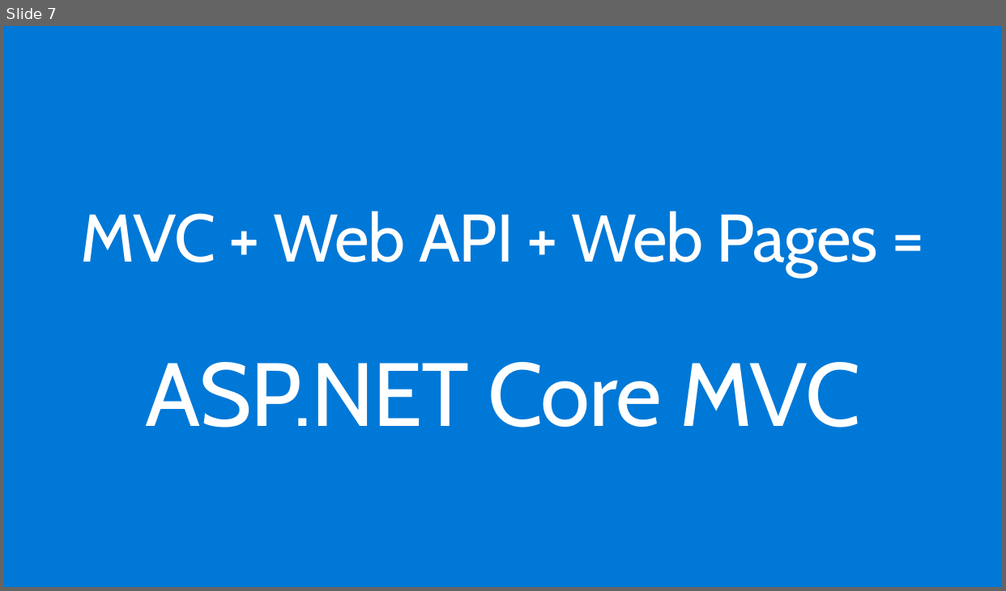
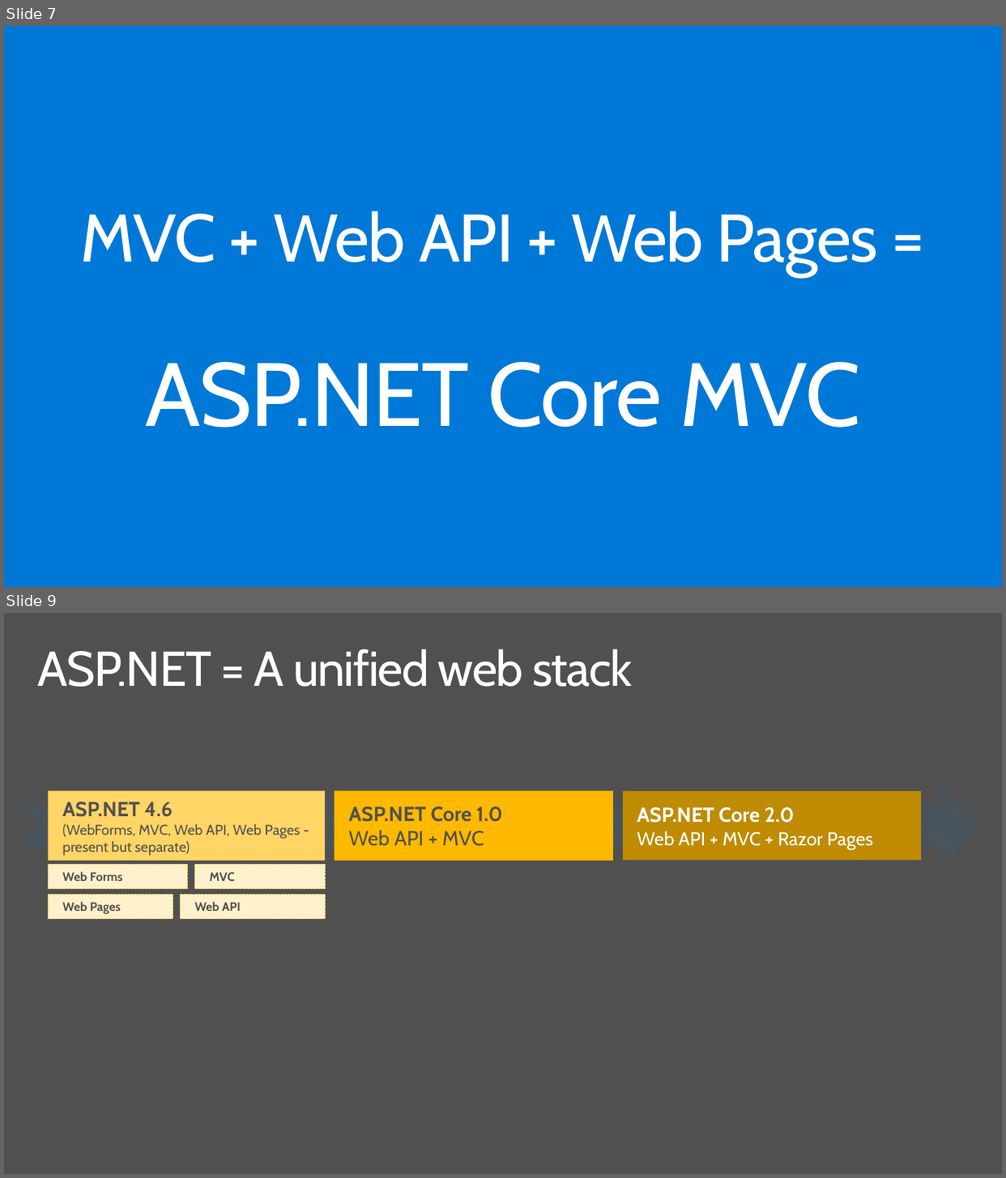
Before and after one commit to dotnet-presentations/dotnetcore-workshop, a slide deck: 2-Web-Dev/netcore-workshop-webdev.pptx. Shown one above the other, each under a label of ours: slide 7 before the commit, slides 7 and 9 after it; the slides between them are not shown. The pictures are 1006x591 and 1006x1178 pixels, drawn with LibreOffice and Linux fonts; fonts in the diff are those of the drawing; background and template pictures are left out. Boxes give left, top, right and bottom in pixels: in the first picture for what was removed or moved away, otherwise in the second. Text is boxed around its words. In the diff, an @@ line names an element or a change of style, - is before the commit and + after.

Commit message:
Added additional Razor Pages content

```diff
--- a/2-Web-Dev/netcore-workshop-webdev.pptx
+++ b/2-Web-Dev/netcore-workshop-webdev.pptx
@@ slide 9 added at (x1=4, y1=613, x2=1002, y2=1174), background #505050 @@
@@ title added at (x1=38, y1=649, x2=633, y2=687), 48 pt, text #FFFFFF @@
+ASP.NET = A unified web stack
@@ notched right arrow added at (x1=19, y1=786, x2=980, y2=867), fill pattern #0078D7 on #505050 @@
@@ rectangle added at (x1=48, y1=790, x2=325, y2=860), fill #FFD566, 14 pt, text #505050 @@
+ASP.NET 4.6
+(WebForms, MVC, Web API, Web Pages - present but separate)
@@ rectangle added at (x1=334, y1=790, x2=613, y2=860), fill #FFB900, 20 pt, text #505050, bold @@
+ASP.NET Core 1.0
+Web API + MVC
@@ rectangle added at (x1=623, y1=790, x2=921, y2=860), fill #BF8B00, outline #555555 0.85 pt, 18.4 pt, text #FFFFFF @@
+ASP.NET Core 2.0
+Web API + MVC + Razor Pages
@@ rectangle added at (x1=48, y1=864, x2=187, y2=889), fill #FFF1CC, outline #FFD566 0.85 pt dashed, 12 pt, text #505050, bold @@
+Web Forms
@@ rectangle added at (x1=195, y1=864, x2=325, y2=889), fill #FFF1CC, outline #FFD566 0.85 pt dashed, 12 pt, text #505050, bold @@
+MVC
@@ rectangle added at (x1=48, y1=895, x2=172, y2=920), fill #FFF1CC, outline #FFD566 0.85 pt dashed, 12 pt, text #505050, bold @@
+Web Pages
@@ rectangle added at (x1=180, y1=895, x2=325, y2=920), fill #FFF1CC, outline #FFD566 0.85 pt dashed, 12 pt, text #505050, bold @@
+Web API
```
Also in this commit, not shown: 3 slides changed, 4 other slides added.
